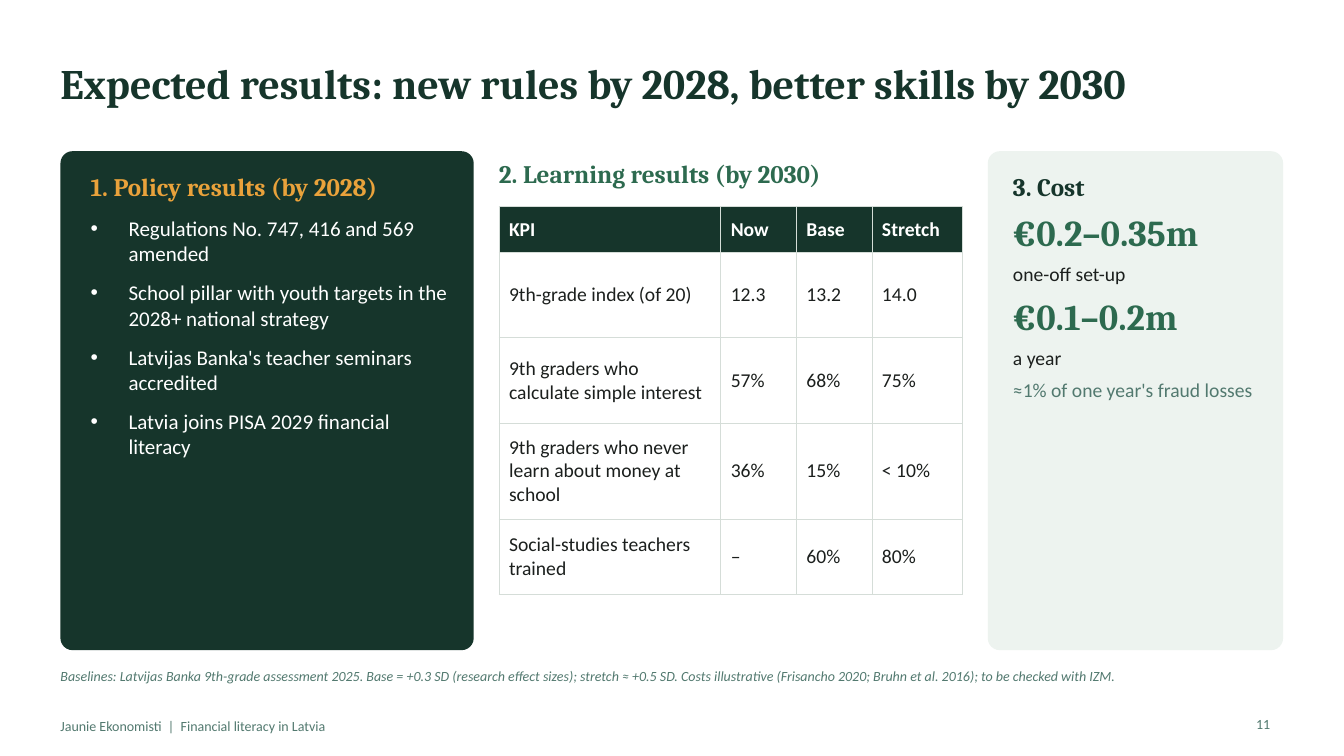
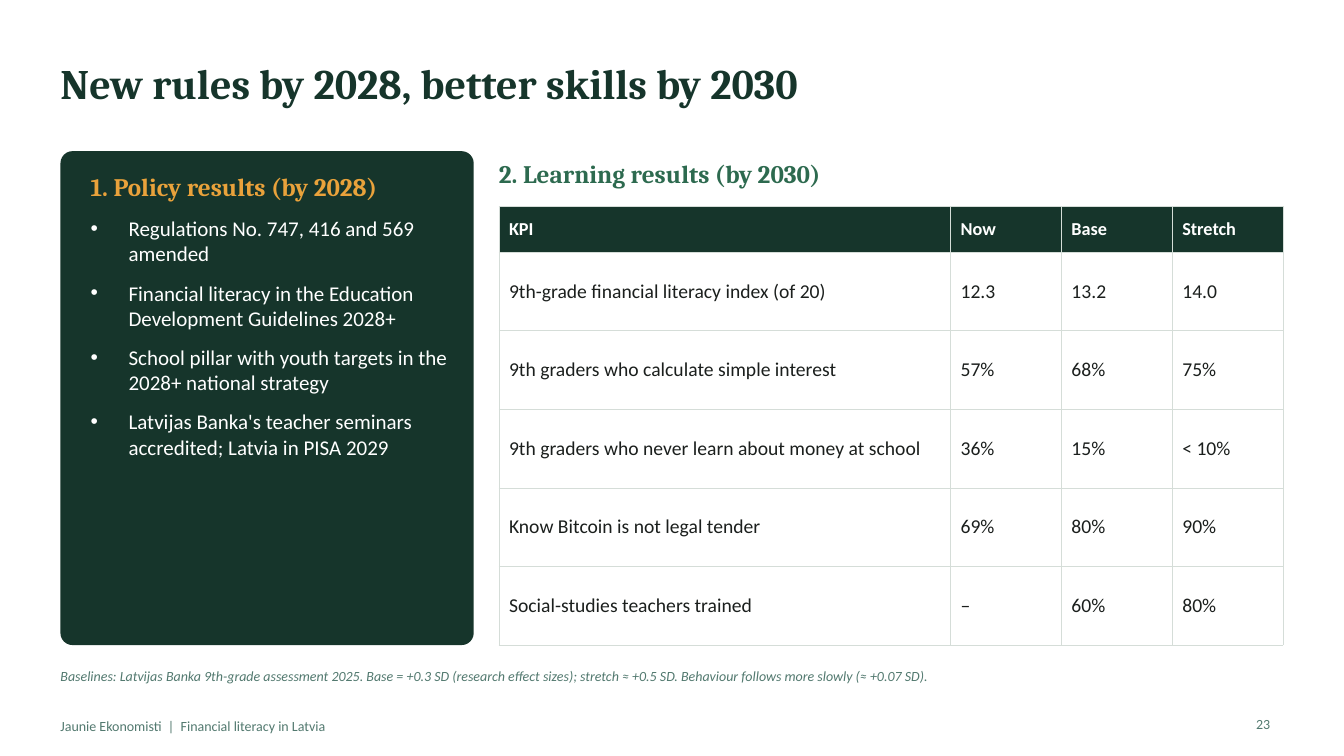
Before and after one commit to ArtisLV890/Elective-Impact-Making-for-the-Competitiveness-and-Data-Driven-Decisions-2026-2027, a slide deck: slide 23 of financial-literacy/presentation/Financial literacy in Latvia - presentation.pptx (slide 11 before the commit). Drawn at 1344x756 pixels with LibreOffice and Linux fonts; fonts in the diff are those of the drawing. Boxes give left, top, right and bottom in pixels: in the first picture for what was removed or moved away, otherwise in the second. Text is boxed around its words. In the diff, an @@ line names an element or a change of style, - is before the commit and + after.

```diff
--- a/financial-literacy/presentation/Financial literacy in Latvia - presentation.pptx
+++ b/financial-literacy/presentation/Financial literacy in Latvia - presentation.pptx
@@ title at bbox=[60, 70, 797, 109]: text changed @@
-Expected results: new rules by 2028, better skills by 2030
+New rules by 2028, better skills by 2030
@@ rounded rectangle: place and size @@
-rounded rectangle at bbox=[60, 151, 474, 650]
+rounded rectangle at bbox=[60, 151, 474, 645]
@@ rounded rectangle removed at bbox=[988, 151, 1284, 650] @@
@@ text removed at bbox=[1013, 179, 1253, 400] @@
-3. Cost
-€0.2–0.35m
-one-off set-up
-€0.1–0.2m
-a year
-≈1% of one year's fraud losses
@@ table at bbox=[499, 207, 1284, 616] @@
-row 2, column 1: 9th-grade index (of 20)
+row 2, column 1: 9th-grade financial literacy index (of 20)
+row 5: Know Bitcoin is not legal tender | 69% | 80% | 90%
@@ table: place and size @@
-table at bbox=[499, 207, 963, 579]
+table at bbox=[499, 207, 1284, 616]
@@ text at bbox=[129, 286, 413, 330]: paragraph added @@
+• Financial literacy in the Education Development Guidelines 2028+
@@ text at bbox=[129, 414, 411, 458]: text changed @@
-• Latvijas Banka's teacher seminars accredited
-• Latvia joins PISA 2029 financial literacy
+• Latvijas Banka's teacher seminars accredited; Latvia in PISA 2029
@@ text at bbox=[60, 671, 928, 684]: text changed @@
-Baselines: Latvijas Banka 9th-grade assessment 2025. Base = +0.3 SD (research effect sizes); stretch ≈ +0.5 SD. Costs illustrative (Frisancho 2020; Bruhn et al. 2016); to be checked with IZM.
+Baselines: Latvijas Banka 9th-grade assessment 2025. Base = +0.3 SD (research effect sizes); stretch ≈ +0.5 SD. Behaviour follows more slowly (≈ +0.07 SD).
@@ page number at bbox=[1256, 720, 1270, 729]: text changed @@
-11
+23
```
Also in this commit, not shown: 17 other slides changed, 15 slides added, 3 slides removed, 3 other files.
